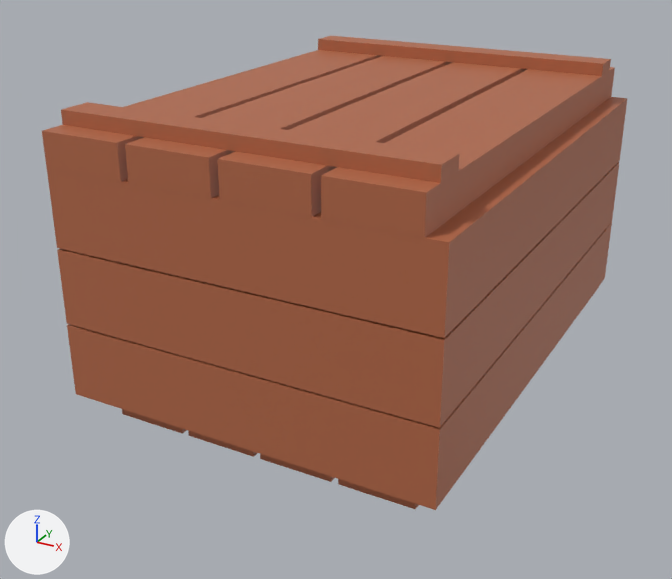
An edit to the FBX model Assets/Cenário/Estufa/CaixaArmazemEstufa.fbx, drawn before and after from the same camera.
Camera for both pictures: a 50 mm camera at (1.39, -2.82, 1.64) aimed at (-0.06, -0.18, 0.32). Lighting does not change. The marker at lower left points along +X, +Y and +Z. Where no turn or scale is listed for an object, it has been applied to the vertices. Vertices at the same position are counted once.
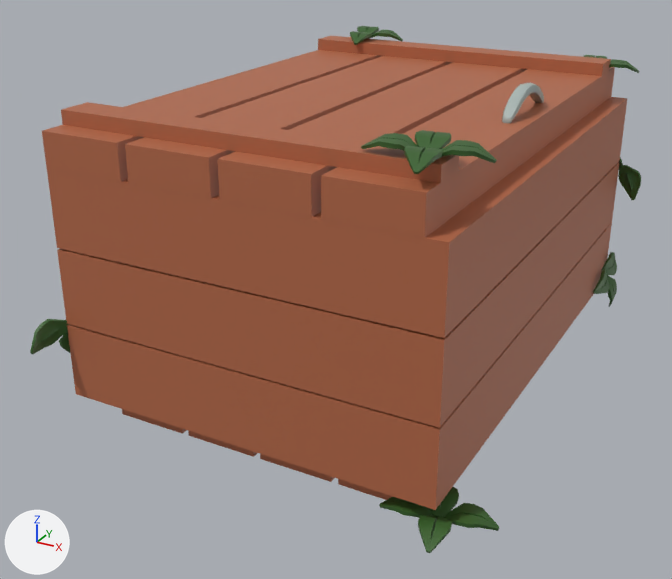
Changed parts and their boxes (x1, y1, x2, y2) in the pictures (672 x 579 px):
'Cube.026', reshaped (10% taller): before (47, 97, 627, 510); after (30, 97, 641, 553)
'Cube.035', reshaped: before (42, 36, 615, 238); after (42, 26, 640, 238)
part 1 of me_cube_041, added (green): after (593, 158, 641, 307)
part 2 of me_cube_041, built on (green): after (379, 487, 499, 553)
part 3 of me_cube_041, added (green): after (30, 319, 70, 354)
part 4 of me_cube_050, added (green): after (361, 130, 497, 174)
part 5 of me_cube_050, added (green): after (350, 26, 403, 45)
part 6 of me_cube_050, added: after (584, 55, 640, 73)
part 7 of me_cube_050, added: after (502, 83, 544, 123)

Diff of the bpy script that builds the scene:
```diff
--- a/Assets/Cenário/Estufa/CaixaArmazemEstufa.fbx.py
+++ b/Assets/Cenário/Estufa/CaixaArmazemEstufa.fbx.py
@@ me_cube_050 @@
 # used by ob_cube_035; location = (-0.637, 0.001, 0.863)
-me_cube_050.from_pydata(...)  # 48 vertices, 36 faces; spans x 0.0..1.21, y -0.9..0.9, z 0.0..0.16
+me_cube_050.from_pydata(...)  # 536 vertices, 504 faces; spans x 0.0..1.31, y -0.91..0.97, z 0.0..0.2
+# me_cube_050 part 4: 184 vertices added at x 0.99..1.31, y -0.91..-0.61, z 0.15..0.2
+# me_cube_050 part 5: 138 vertices added at x 0.1..0.33, y 0.67..0.97, z 0.15..0.2
+# me_cube_050 part 6: 92 vertices added at x 1.09..1.31, y 0.8..0.97, z 0.11..0.15
+# me_cube_050 part 7: 74 vertices added at x 1.12..1.17, y -0.17..0.17, z 0.11..0.2
 me_cube_050.materials.append(mat_material)
@@ me_cube_041 @@
 # used by ob_cube_026; location = (0.0, 0.0, 0.0)
-me_cube_041.from_pydata(...)  # 151 vertices, 116 faces; spans x -0.64..0.64, y -0.9..0.9, z 0.0..0.86
+me_cube_041.from_pydata(...)  # 794 vertices, 732 faces; spans x -0.69..0.78, y -1.03..1.01, z 0.0..0.86
+# me_cube_041 part 1: 230 vertices added at x 0.51..0.73, y 0.67..0.97, z 0.0..0.64
+# me_cube_041 part 2: 1 vertex removed from x 0.54, y -0.8, z 0.1; 184 vertices added at x 0.45..0.78, y -0.97..-0.68, z 0.01..0.06
+# me_cube_041 part 3: 92 vertices added at x -0.69..-0.63, y -1.03..-0.81, z 0.19..0.38
 me_cube_041.materials.append(mat_material)
```
